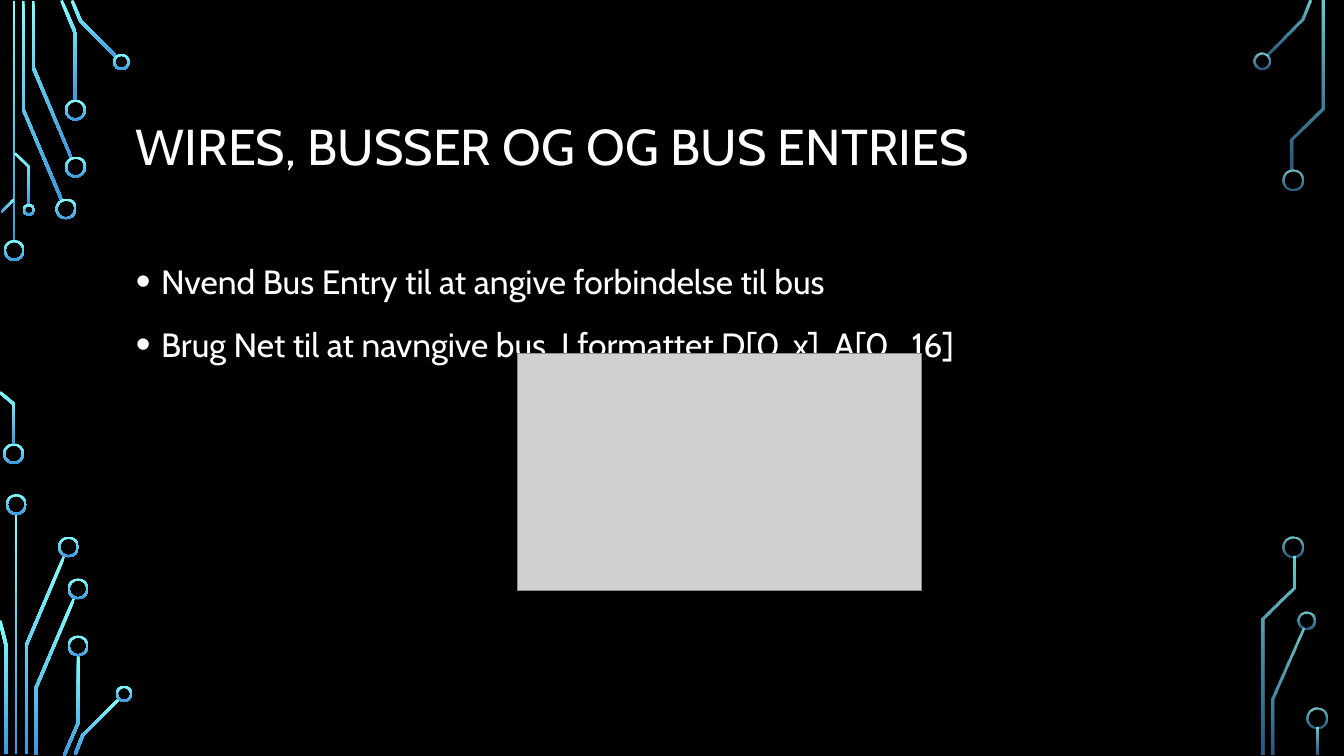
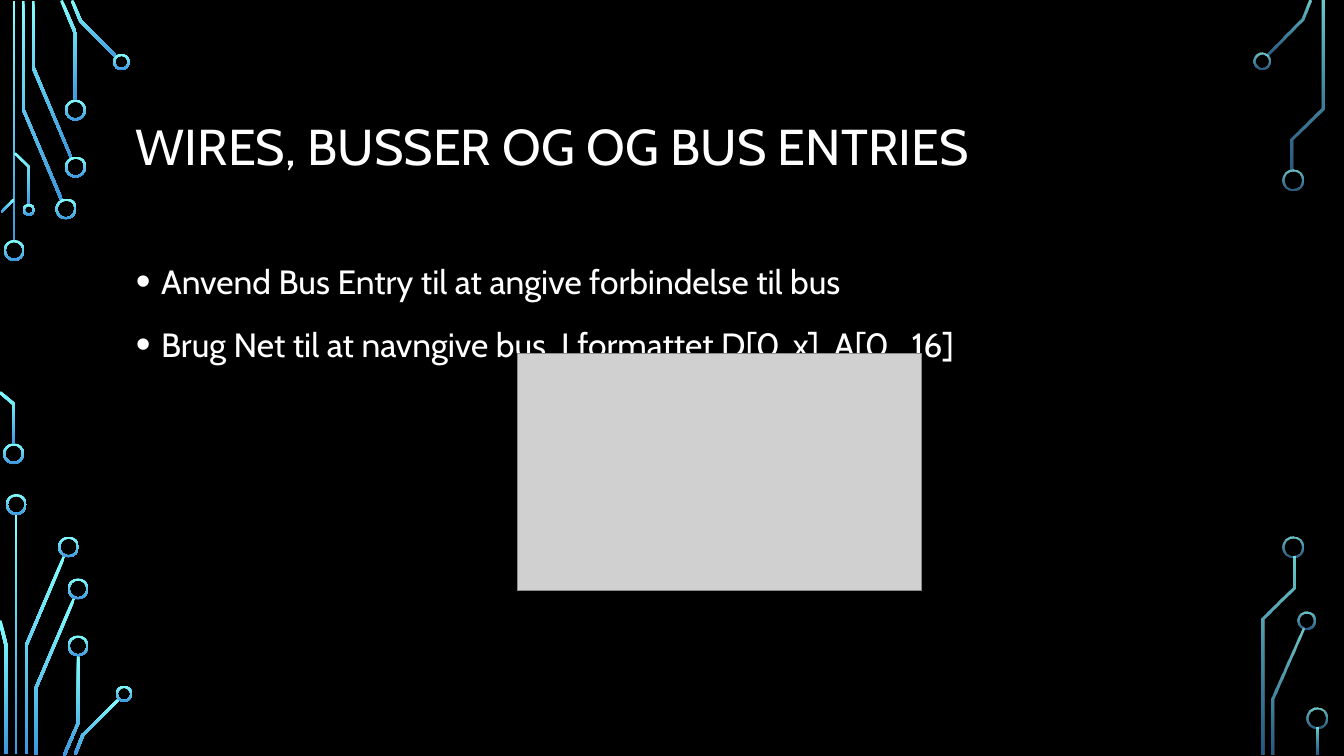
Before and after one commit to gert-lauritsen/Kicad-schematic, a slide deck: slide 10 of Kicad Schematic.pptx. Drawn at 1344x756 pixels with LibreOffice and Linux fonts; fonts in the diff are those of the drawing; grey boxes stand for pictures; background and template pictures are left out. Boxes give left, top, right and bottom in pixels: in the first picture for what was removed or moved away, otherwise in the second. Text is boxed around its words. In the diff, an @@ line names an element or a change of style, - is before the commit and + after.

```diff
--- a/Kicad Schematic.pptx
+++ b/Kicad Schematic.pptx
@@ text at [161, 268, 840, 302]: text changed @@
-• Nvend Bus Entry til at angive forbindelse til bus
+• Anvend Bus Entry til at angive forbindelse til bus
```
Also in this commit, not shown: 1 other slide changed, 1 slide added.
